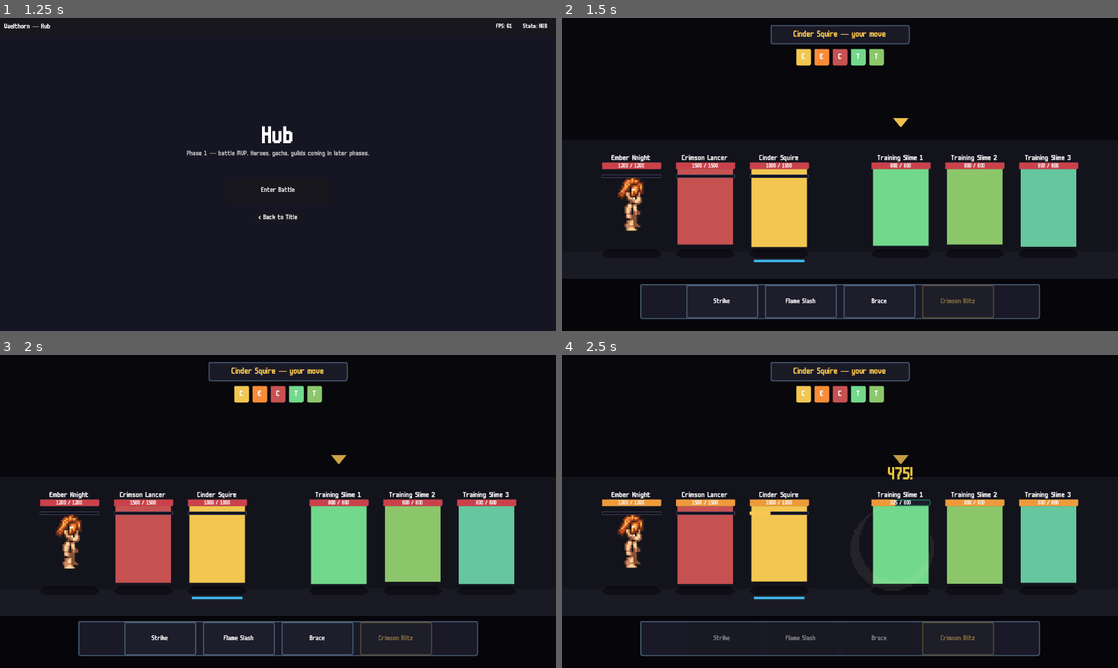
Above: before the commit, frames 1-4 (two rows, left to right).
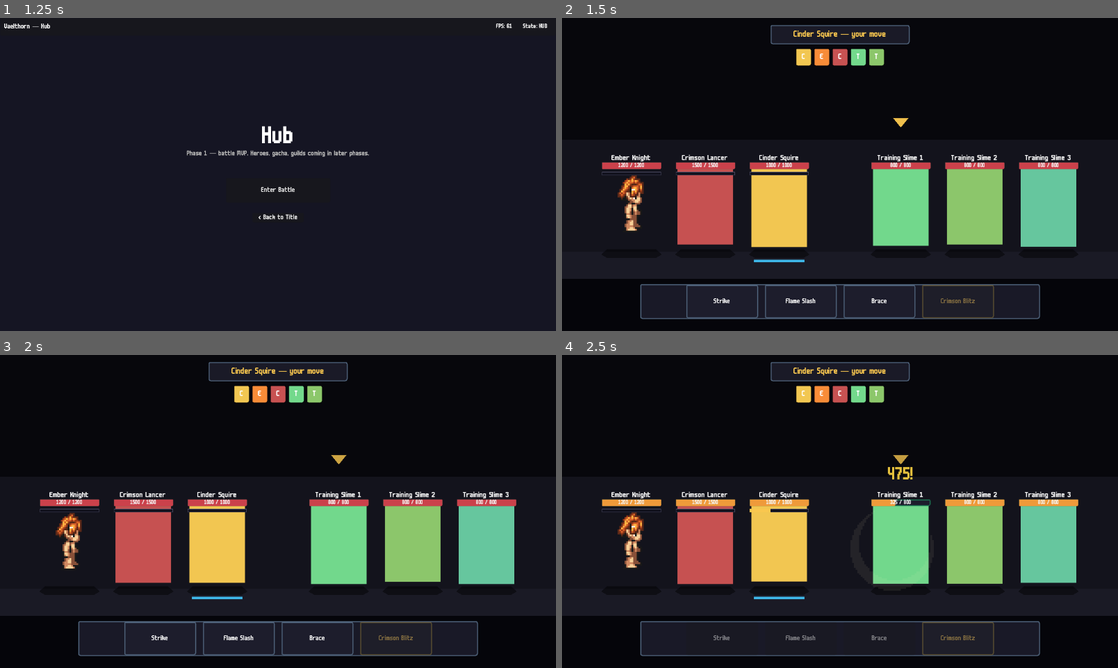
Above: after the commit, the same moments.

Repository: joppe2001/Vaelthorn
Game: Godot game, scene res://scenes/title/title.tscn
The game is run twice, just before and just after one commit, with the same random seed, the same clock (stepped at 60 frames per second) and the same inputs.
Inputs (mouse positions are in pixels of both pictures, inside the frame that each line leads up to):
- Up to frame 1 (1.25 s): tap Enter at 0.5 s; move the mouse to (400, 158) at 0.52 s; click (400, 158) at 0.67 s
- Up to frame 2 (1.5 s): click "Enter Battle" at 1.25 s
- Up to frame 3 (2 s): no input
- Up to frame 4 (2.5 s): click "Strike" at 2 s

Frame 1 is identical in both runs. In frame 2, 0.7% of the frame differs, in the area x 7-90%, y 46-52%; in frame 3, 0.6%; in frame 4, 0.6%.

Commit message:
chore: put UltimateGauge node back into unit.tscn
Now that the scene tab is closed in Godot, the .tscn no longer gets
stripped on autosave. Adding the UltimateGauge node + its StyleBoxes
permanently — meaning you can see, position, and re-style it in the
editor like any other Control.

The runtime _ensure_ultimate_gauge() in unit.gd remains as a safety net:
it detects the existing node and just stashes the reference; only creates
one if the node is somehow missing. Belt + suspenders.

Diff:
--- a/scenes/battle/unit.tscn
+++ b/scenes/battle/unit.tscn
@@ -12,7 +12,7 @@
 border_width_right = 2
 border_width_bottom = 2
 border_color = Color(0.11815401, 0.4871362, 0.33993393, 1)
-corner_radius_top_left = 100
+corner_radius_top_left = 2
 corner_radius_top_right = 2
 corner_radius_bottom_right = 2
 corner_radius_bottom_left = 2
@@ -23,6 +23,17 @@
 corner_radius_top_right = 1
 corner_radius_bottom_right = 1
 corner_radius_bottom_left = 1
+
+[sub_resource type="StyleBoxFlat" id="StyleBox_UltBg"]
+bg_color = Color(0.07, 0.07, 0.12, 1)
+border_width_left = 1
+border_width_top = 1
+border_width_right = 1
+border_width_bottom = 1
+border_color = Color(0.3, 0.3, 0.4, 1)
+
+[sub_resource type="StyleBoxFlat" id="StyleBox_UltFill"]
+bg_color = Color(0.976, 0.78, 0.31, 1)
 
 [node name="Unit" type="Node2D" unique_id=385603652]
 script = ExtResource("1")
@@ -103,11 +114,24 @@
 [node name="HPLabel" type="Label" parent="UIRoot" unique_id=1300797005]
 layout_mode = 0
 offset_left = 56.0
-offset_top = 51.0
+offset_top = 55.0
 offset_right = 185.0
-offset_bottom = 75.0
+offset_bottom = 70.0
 theme_override_colors/font_color = Color(0.957, 0.957, 0.957, 1)
 theme_override_font_sizes/font_size = 13
 text = "100 / 100"
 horizontal_alignment = 1
 vertical_alignment = 1
+
+[node name="UltimateGauge" type="ProgressBar" parent="UIRoot"]
+layout_mode = 0
+offset_left = 52.0
+offset_top = 76.0
+offset_right = 188.0
+offset_bottom = 84.0
+mouse_filter = 2
+theme_override_styles/background = SubResource("StyleBox_UltBg")
+theme_override_styles/fill = SubResource("StyleBox_UltFill")
+max_value = 100.0
+value = 0.0
+show_percentage = false
